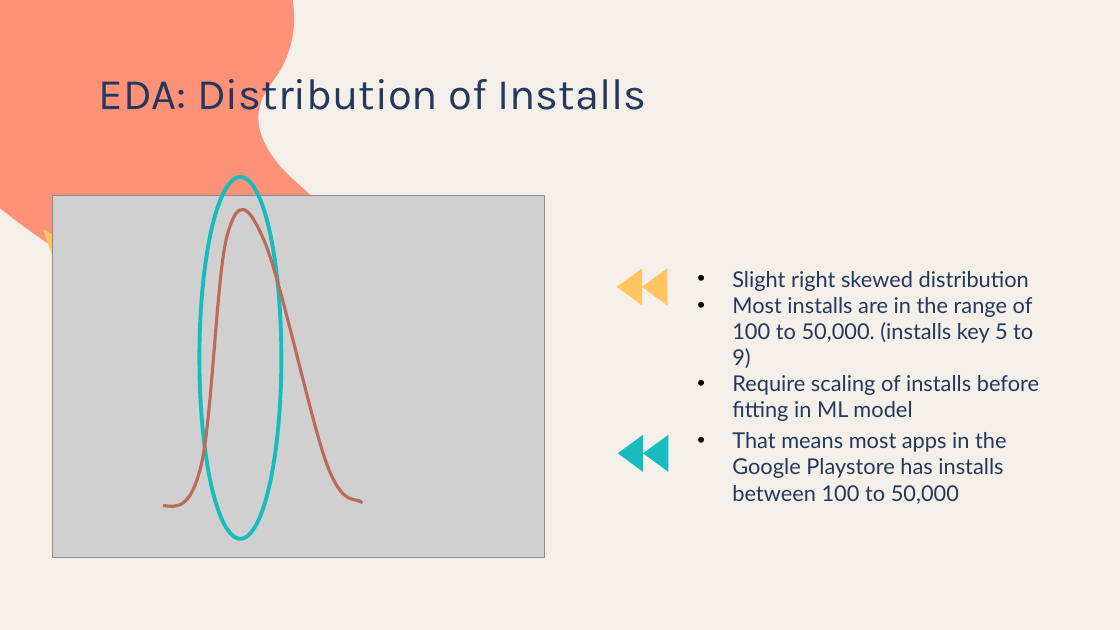
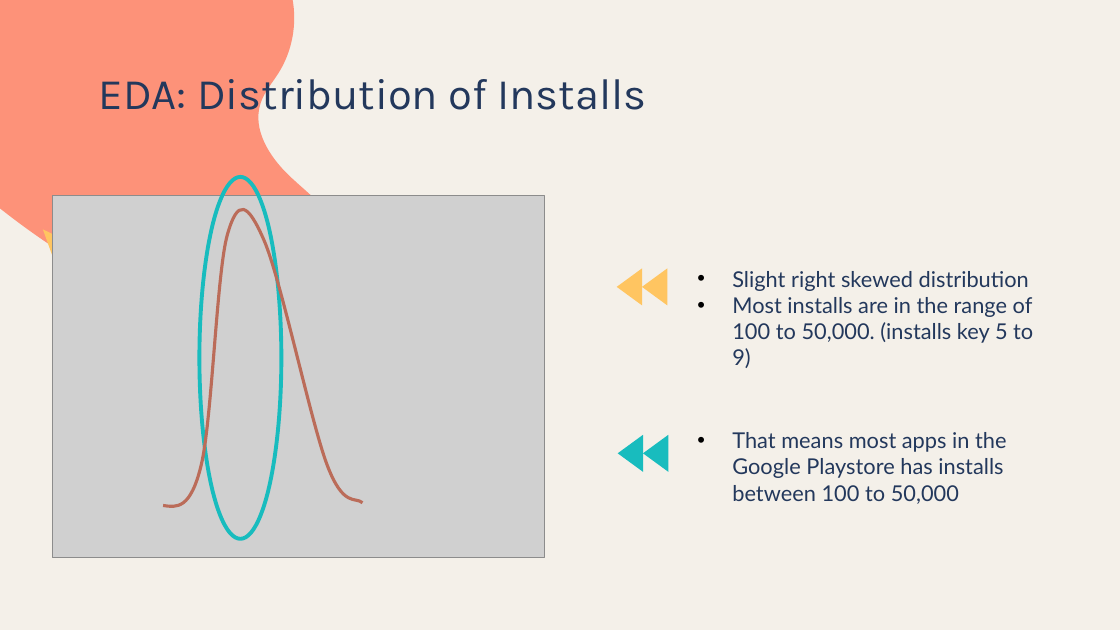
Before and after one commit to LiyanaRoslie/google-apps-ml, a slide deck: slide 11 of Final_Presentation.pptx. Drawn at 1120x630 pixels with LibreOffice and Linux fonts; fonts in the diff are those of the drawing; grey boxes stand for pictures. Boxes give left, top, right and bottom in pixels: in the first picture for what was removed or moved away, otherwise in the second. Text is boxed around its words. In the diff, an @@ line names an element or a change of style, - is before the commit and + after.

```diff
--- a/Final_Presentation.pptx
+++ b/Final_Presentation.pptx
@@ text at [732, 375, 1039, 421]: paragraph removed @@
-• Require scaling of installs before fitting in ML model
```
Also in this commit, not shown: 1 other file.
